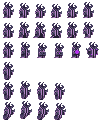
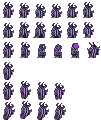
Revision of a layered (101, 120) image; what changed, layer by layer:
added layer "Pasted Layer #1" above "wizard_wands.png copy #1" over box(38, 42, 100, 56)
hid "wizard_wands.png copy #1" over box(38, 42, 99, 56)
